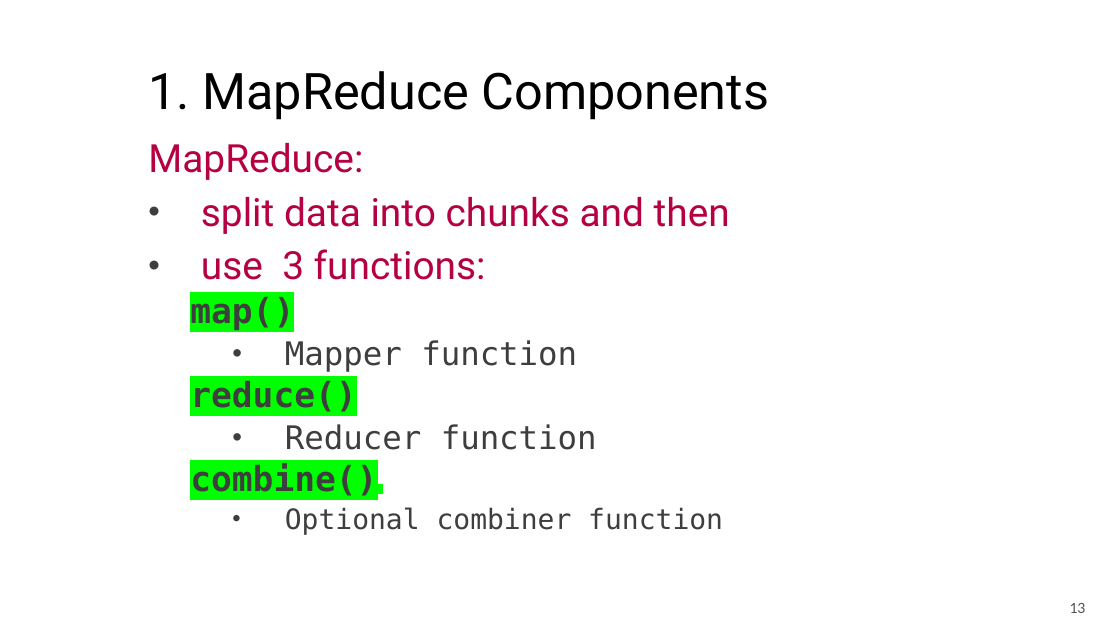
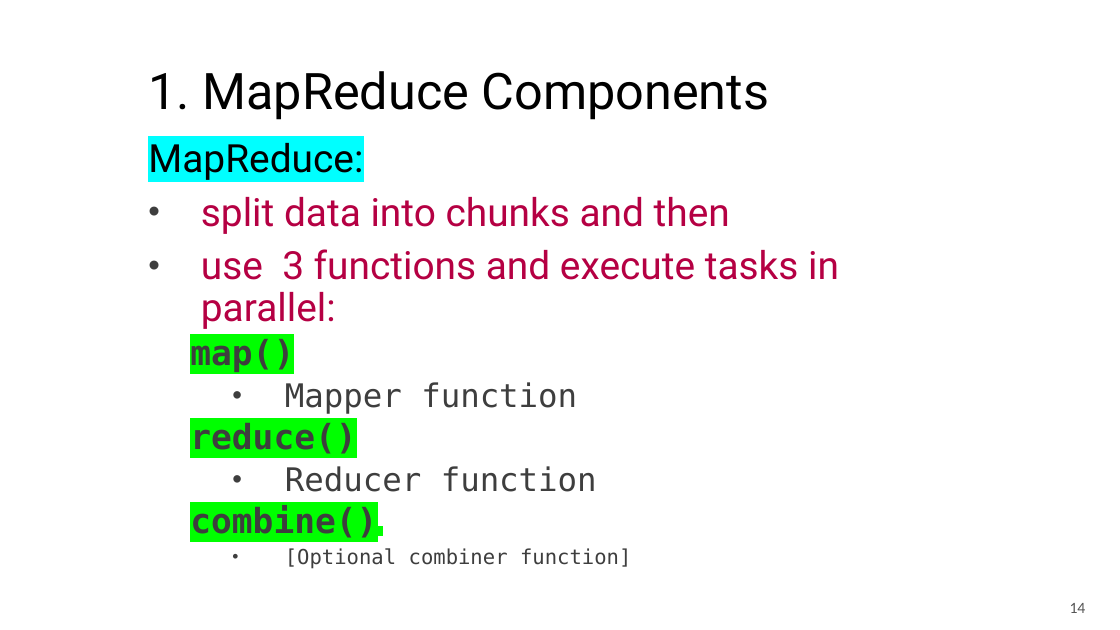
Before and after one commit to mahmoudparsian/big-data-modeling, a slide deck: slide 14 of course_information/COURSE_OUTLINE_10_WEEKS.pptx (slide 13 before the commit). Drawn at 1120x630 pixels with LibreOffice and Linux fonts; fonts in the diff are those of the drawing; background and template pictures are left out. Boxes give left, top, right and bottom in pixels: in the first picture for what was removed or moved away, otherwise in the second. Text is boxed around its words. In the diff, an @@ line names an element or a change of style, - is before the commit and + after.

```diff
--- a/course_information/COURSE_OUTLINE_10_WEEKS.pptx
+++ b/course_information/COURSE_OUTLINE_10_WEEKS.pptx
@@ subtitle at (x1=148, y1=143, x2=363, y2=180): text colour #B50043 to #000000, highlight none to #00FFFF in "MapReduce:" @@
@@ subtitle at (x1=201, y1=249, x2=839, y2=329): text changed @@
-• use 3 functions:
+• use 3 functions and execute tasks in parallel:
@@ subtitle at (x1=285, y1=548, x2=631, y2=569): text changed; size 24.1 to 17.6 pt @@
-    • Optional combiner function
+    • [Optional combiner function]
@@ page number at (x1=1070, y1=603, x2=1086, y2=613): text changed @@
-13
+14
```
Also in this commit, not shown: 23 other slides changed, 2 slides added, 2 other files.
